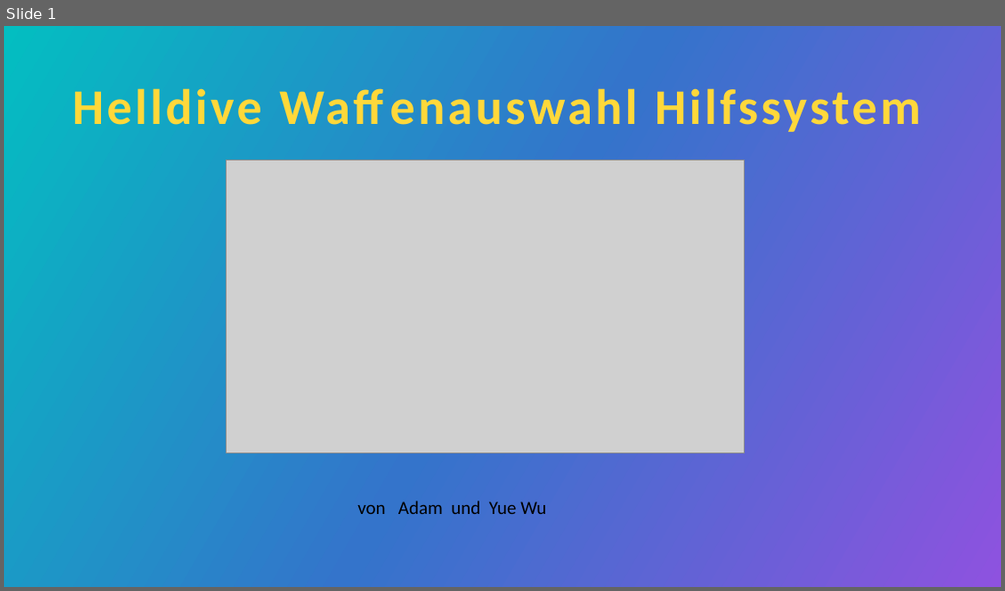
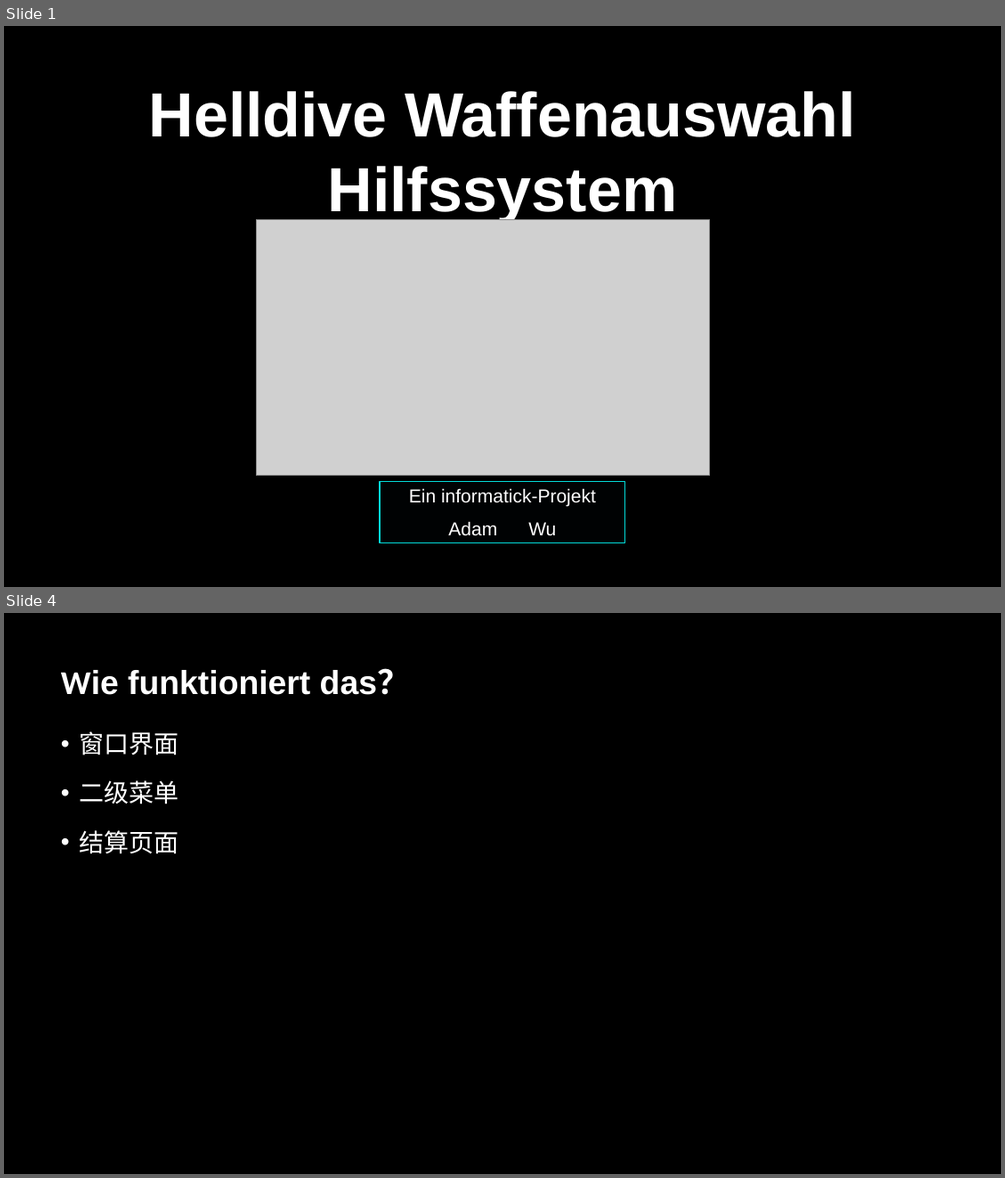
Before and after one commit to SmashedAdam/HELLDIVE, a slide deck: docs/Helldive Waffenauswahl Hilfssystem.pptx. Shown one above the other, each under a label of ours: slide 1 before the commit, slides 1 and 4 after it; the slides between them are not shown. The pictures are 1005x591 and 1005x1178 pixels, drawn with LibreOffice and Linux fonts; fonts in the diff are those of the drawing; grey boxes stand for pictures; background and template pictures are left out. Boxes give left, top, right and bottom in pixels: in the first picture for what was removed or moved away, otherwise in the second. Text is boxed around its words. In the diff, an @@ line names an element or a change of style, - is before the commit and + after.

```diff
--- a/docs/Helldive Waffenauswahl Hilfssystem.pptx
+++ b/docs/Helldive Waffenauswahl Hilfssystem.pptx
@@ slide 4 added at bbox=[4, 613, 1001, 1174], background #000000 @@
@@ title added at bbox=[61, 668, 411, 695], 32 pt, text #FFFFFF, bold @@
+Wie funktioniert das？
@@ text added at bbox=[80, 731, 179, 854], 24 pt, text #FFFFFF @@
+• 窗口界面
+• 二级菜单
+• 结算页面
@@ slide 1 changed as well @@
@@ background gradient #03BEC1 to #3474CB to #8E52DF to picture (left out) @@
@@ title "Helldive Waffenauswahl Hilfssystem": place and size @@
-title "Helldive Waffenauswahl Hilfssystem" at bbox=[73, 88, 921, 132]
+title "Helldive Waffenauswahl Hilfssystem" at bbox=[149, 91, 856, 223]
@@ title "Helldive Waffenauswahl Hilfssystem" at bbox=[149, 91, 856, 223]: size 48 to 60 pt, font Calibri to Arial, text colour gradient #F8C334 to #FFD83A to #FFFD6D to #FFFEB8 to gradient #FFFFFF to #03DBD9, letter spacing 3 to 0 pt; vertical alignment middle to bottom @@
@@ picture: place and size @@
-picture at bbox=[226, 160, 744, 453]
+picture at bbox=[256, 220, 709, 475]
@@ text removed at bbox=[357, 500, 546, 514] @@
-von Adam und Yue Wu
@@ text added at bbox=[380, 482, 624, 543], fill #000203, outline #03DBD9 1 pt, 18 pt, text #FFFFFF @@
+Ein informatick-Projekt
+Adam Wu
```
Also in this commit, not shown: 5 other slides added, 6 slides removed.
